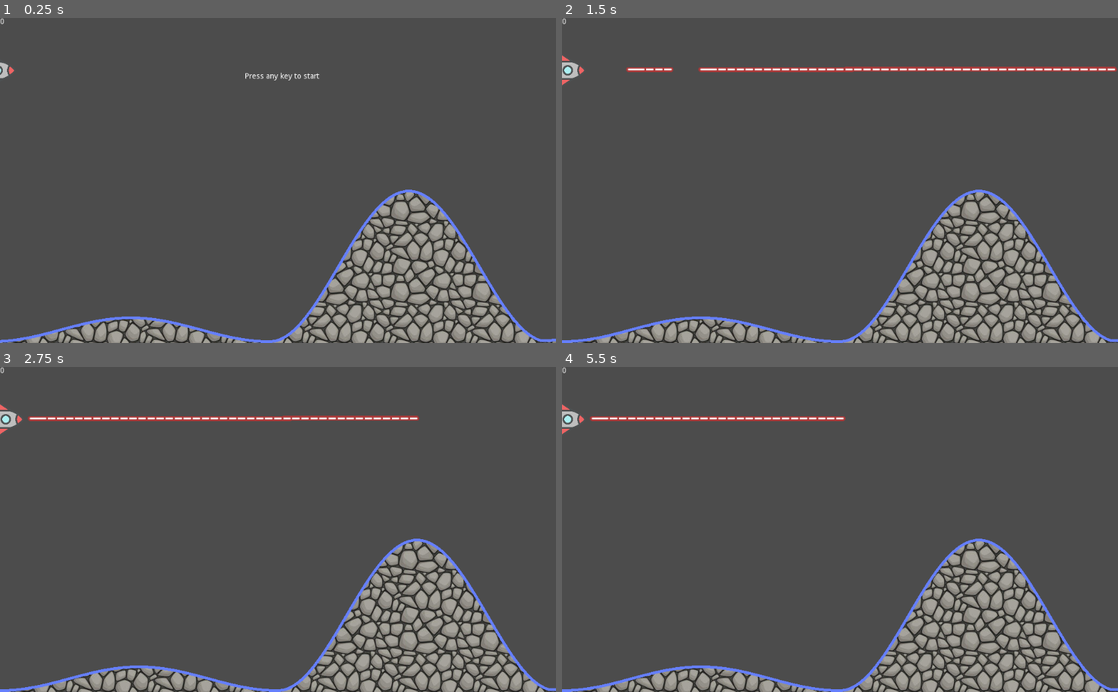
Above: before the commit, frames 1-4 (two rows, left to right).
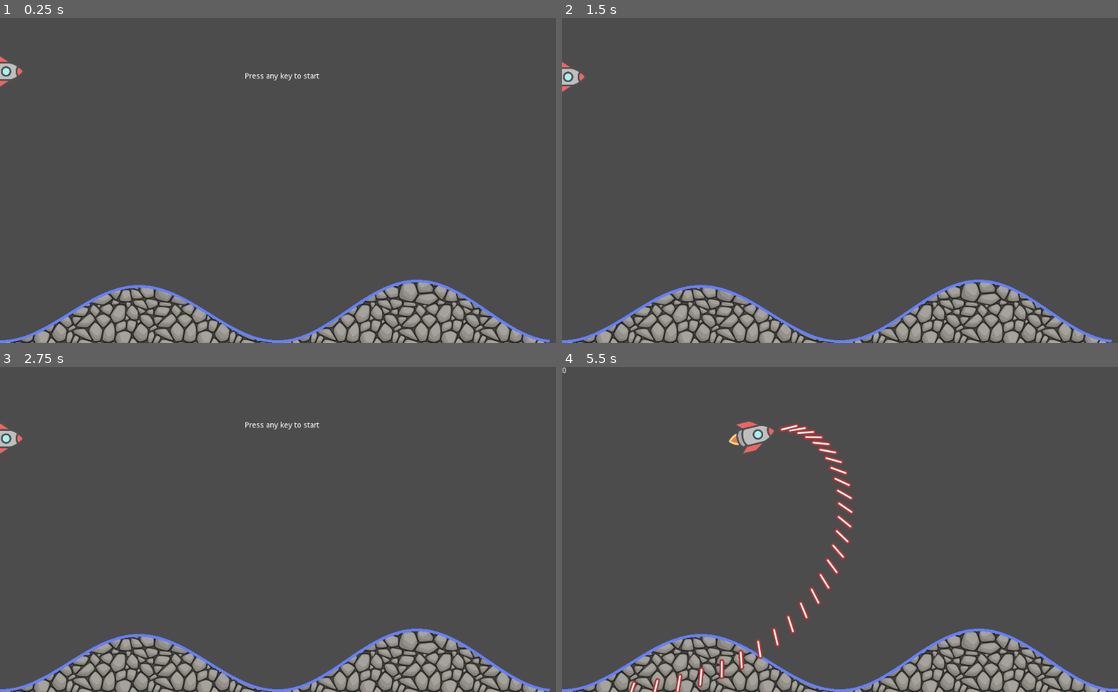
Above: after the commit, the same moments.

Repository: marcmos/space-shooter
Game: Godot game, scene res://Level.tscn
Two runs of this game, one before a commit and one after it. Both use one fixed random seed, a clock stepped at 60 frames per second and the inputs below. Before the commit the project starts from res://Node.tscn.
Inputs:
- Up to frame 1 (0.25 s): no input
- Up to frame 2 (1.5 s): tap Enter at 0.5 s; hold D (right) 0.53-1.28 s; hold Space (shoot) 0.53-1.28 s; hold A (left) from 1.28 s (still down); tap Space (shoot) at 1.35 s
- Up to frame 3 (2.75 s): tap Enter at 2 s; release A (left) at 2.03 s; hold D (right) from 2.03 s (still down); hold Space (shoot) from 2.03 s (still down)
- Up to frame 4 (5.5 s): tap Enter at 2.75 s; release D (right) at 2.78 s; release Space (shoot) at 2.78 s; hold W (up) 2.78-3.53 s; tap Space (shoot) at 2.85, 4.35 s; hold Space (shoot) 3.53-4.28 s; hold A (left) from 3.53 s (still down); hold Space (shoot) from 5.03 s (still down)

The runs differ from the first frame. In frame 1, 13% of the frame differs, in the area x 0-100%, y 0-100%; in frame 2, 11%; in frame 3, 11%; in frame 4, 12%.

Commit message:
wip

Diff:
--- a/HUD.gd
+++ b/HUD.gd
@@ -2,18 +2,21 @@
 
 export var highscore = []
 
-func _on_Timer_timeout():
+func blink():
 	$Label.visible = !$Label.visible
 
-func _on_Node2D_game_over(score):
+func game_over(score):
+	print(score)
 	highscore.push_back(score)
 	$Highscore.text = "Highscores:\n";
 	for i in range(0, len(highscore) - 1):
 		$Highscore.text += str(i + 1) + ": " + str(highscore[i]) + "\n"
+		print($Highscore.text)
 	$Highscore.visible = true
+	$GameOver.visible = true
 
-func _on_Node2D_game_start():
+func game_start():
 	$Highscore.visible = false
-
+	$GameOver.visible = false
 	$Label/BlinkTimer.stop()
 	$Label.visible = false
--- a/KinematicBody2D.gd
+++ /dev/null
@@ -1,38 +0,0 @@
-extends RigidBody2D
-
-var thrust = Vector2(0, 300)
-var torque = 5000
-
-export (PackedScene) var bullet
-onready var bullet_container = get_node("BulletContainer")
-
-func _process(delta):
-	if Input.is_action_pressed("shoot"):
-		shoot()
-
-func _integrate_forces(state):
-    if Input.is_action_pressed("up"):
-        applied_force = thrust.rotated(rotation)
-    else:
-        applied_force = Vector2()
-    var rotation_dir = 0
-    if Input.is_action_pressed("right"):
-        rotation_dir += 1
-    if Input.is_action_pressed("left"):
-        rotation_dir -= 1
-    applied_torque = rotation_dir * torque
-
-func shoot():
-	var b = bullet.instance()
-	bullet_container.add_child(b)
-	b.start_at(rotation, $Muzzle.global_position)
-	#apply_impulse(Vector2(5, 0), Vector2(-5, 0))
-
-func _on_Player_body_shape_entered(body_id, body, body_shape, local_shape):
-	#hide()
-	#$CollisionShape2D.set_deferred("disabled", true)
-	#get_tree().paused = true
-	pass
-
-func _on_BorderTimer_timeout():
-	$Camera2D.limit_left += 1
--- /dev/null
+++ b/Level.gd
@@ -0,0 +1,62 @@
+extends Node
+
+export (PackedScene) var Mob
+
+signal game_start
+signal game_over(score)
+
+var mob_hits = 0
+var game_over = true
+var restart_cooldown
+
+func is_game_over():
+	return game_over
+
+func game_start():
+	if restart_cooldown:
+		return
+
+	emit_signal("game_start")
+	mob_hits = 0
+	game_over = false
+
+func score():
+	return $Player/Camera2D.limit_left / 100 + mob_hits * 10
+
+func _process(delta):
+	if game_over:
+		if Input.is_action_pressed("up"):
+			game_over = false
+			emit_signal("game_start")
+		return
+
+	$Terrain.add_hills_if_necessary($Player.position)
+
+	$Player/Camera2D.limit_left = max($Player.position.x - 500, $Player/Camera2D.limit_left)
+	$HUD/Score.text = str(score())
+
+func _on_Mob_hit():
+	mob_hits += 1
+
+func spawn_mob():
+	var mob = Mob.instance()
+	mob.connect("hit", self, "_on_Mob_hit")
+
+	add_child(mob)
+
+	mob.position = Vector2($Player.position.x + rand_range(1000, 5000), -rand_range(100, 200))
+
+	mob.linear_velocity = Vector2(-rand_range(score() + 200, score() * 2), rand_range(0, 200))
+	mob.angular_velocity = rand_range(-2, 2)
+
+func _on_Player_body_entered(body):
+	if game_over:
+		return
+	else:
+		game_over = true
+		restart_cooldown = true
+		$RestartTimer.start()
+		emit_signal("game_over", score())
+
+func _on_RestartTimer_timeout():
+	restart_cooldown = false
--- /dev/null
+++ b/Level.tscn
@@ -0,0 +1,105 @@
+[gd_scene load_steps=9 format=2]
+
+[ext_resource path="res://Level.gd" type="Script" id=1]
+[ext_resource path="res://Mob.tscn" type="PackedScene" id=2]
+[ext_resource path="res://Player.gd" type="Script" id=3]
+[ext_resource path="res://PlayerBullet.tscn" type="PackedScene" id=4]
+[ext_resource path="res://rocket.png" type="Texture" id=5]
+[ext_resource path="res://Terrain.gd" type="Script" id=6]
+[ext_resource path="res://HUD.gd" type="Script" id=7]
+
+[sub_resource type="ConvexPolygonShape2D" id=2]
+points = PoolVector2Array( 35, -30, 5, 47, -29, -30 )
+
+[node name="Level" type="Node2D"]
+script = ExtResource( 1 )
+Mob = ExtResource( 2 )
+
+[node name="Player" type="RigidBody2D" parent="."]
+editor/display_folded = true
+position = Vector2( 512.703, 167.629 )
+rotation = -1.5708
+gravity_scale = 0.1
+contacts_reported = 1
+contact_monitor = true
+script = ExtResource( 3 )
+bullet = ExtResource( 4 )
+
+[node name="CollisionShape2D" type="CollisionShape2D" parent="Player"]
+shape = SubResource( 2 )
+
+[node name="Muzzle" type="Position2D" parent="Player"]
+position = Vector2( 0, 70 )
+rotation = 3.14159
+
+[node name="Sprite" type="Sprite" parent="Player"]
+rotation = 3.14159
+scale = Vector2( 0.2, 0.2 )
+texture = ExtResource( 5 )
+
+[node name="Camera2D" type="Camera2D" parent="Player"]
+current = true
+limit_left = 0
+limit_top = -100
+__meta__ = {
+"_edit_group_": true
+}
+
+[node name="BulletContainer" type="Node" parent="Player"]
+
+[node name="BorderTimer" type="Timer" parent="Player"]
+wait_time = 0.01
+
+[node name="Terrain" type="StaticBody2D" parent="."]
+editor/display_folded = true
+script = ExtResource( 6 )
+
+[node name="TerrainLine" type="Line2D" parent="Terrain"]
+texture_mode = -1082211219
+
+[node name="MobTimer" type="Timer" parent="."]
+autostart = true
+
+[node name="HUD" type="CanvasLayer" parent="."]
+editor/display_folded = true
+script = ExtResource( 7 )
+
+[node name="Score" type="Label" parent="HUD"]
+margin_bottom = 14.0
+
+[node name="Label" type="Label" parent="HUD"]
+margin_left = 450.639
+margin_top = 100.701
+margin_right = 587.639
+margin_bottom = 114.701
+text = "Press any key to start"
+
+[node name="BlinkTimer" type="Timer" parent="HUD/Label"]
+autostart = true
+
+[node name="Highscore" type="Label" parent="HUD"]
+anchor_right = 0.33
+margin_right = -337.92
+align = 2
+valign = 1
+
+[node name="GameOver" type="Label" parent="HUD"]
+visible = false
+margin_left = 480.537
+margin_top = 79.3119
+margin_right = 554.537
+margin_bottom = 93.3119
+text = "Game over!"
+
+[node name="RestartTimer" type="Timer" parent="."]
+wait_time = 2.0
+one_shot = true
+
+[connection signal="game_over" from="." to="HUD" method="game_over"]
+[connection signal="game_start" from="." to="HUD" method="game_start"]
+[connection signal="game_start" from="." to="Player" method="game_start"]
+[connection signal="body_entered" from="Player" to="." method="_on_Player_body_entered"]
+[connection signal="timeout" from="Player/BorderTimer" to="Player" method="_on_BorderTimer_timeout"]
+[connection signal="timeout" from="MobTimer" to="." method="spawn_mob"]
+[connection signal="timeout" from="HUD/Label/BlinkTimer" to="HUD" method="blink"]
+[connection signal="timeout" from="RestartTimer" to="." method="_on_RestartTimer_timeout"]
--- a/Node.tscn
+++ /dev/null
@@ -1,152 +0,0 @@
-[gd_scene load_steps=8 format=2]
-
-[ext_resource path="res://Node2D.gd" type="Script" id=1]
-[ext_resource path="res://Mob.tscn" type="PackedScene" id=2]
-[ext_resource path="res://PlayerBullet.tscn" type="PackedScene" id=3]
-[ext_resource path="res://rocket.png" type="Texture" id=4]
-[ext_resource path="res://HUD.gd" type="Script" id=5]
-
-[sub_resource type="GDScript" id=2]
-script/source = "extends RigidBody2D
-
-signal game_over
-
-export var enabled = false
-
-var thrust = Vector2(0, 300)
-var torque = 5000
-
-export (PackedScene) var bullet
-onready var bullet_container = get_node(\"BulletContainer\")
-
-func reset():
-	$Camera2D.limit_left = 0
-	position.x = 0
-	position.y = 0
-	$BorderTimer.start()
-	enabled = true
-
-func _process(delta):
-	if enabled and Input.is_action_pressed(\"shoot\"):
-		shoot()
-
-func _integrate_forces(state):
-	if not enabled:
-		return
-
-	if Input.is_action_pressed(\"up\"):
-		applied_force = thrust.rotated(rotation)
-	else:
-		applied_force = Vector2()
-	var rotation_dir = 0
-	if Input.is_action_pressed(\"right\"):
-		rotation_dir += 1
-	if Input.is_action_pressed(\"left\"):
-		rotation_dir -= 1
-
-	applied_torque = rotation_dir * torque
-
-func shoot():
-	var b = bullet.instance()
-	bullet_container.add_child(b)
-	b.start_at(rotation, $Muzzle.global_position)
-	#apply_impulse(Vector2(5, 0), Vector2(-5, 0))
-
-func _on_Player_body_shape_entered(body_id, body, body_shape, local_shape):
-	if not enabled:
-		return
-
-	enabled = false
-	emit_signal(\"game_over\")
-
-func _on_BorderTimer_timeout():
-	$Camera2D.limit_left += 1
-
-func _on_Node2D_game_start():
-	enabled = true
-"
-
-[sub_resource type="ConvexPolygonShape2D" id=1]
-points = PoolVector2Array( 35, -30, 5, 47, -29, -30 )
-
-[node name="Node2D" type="Node2D"]
-script = ExtResource( 1 )
-hill_range = 200
-Mob = ExtResource( 2 )
-
-[node name="Line2D" type="Line2D" parent="."]
-texture_mode = -1082211219
-
-[node name="Player" type="RigidBody2D" parent="."]
-editor/display_folded = true
-position = Vector2( 512.703, 167.629 )
-rotation = -1.5708
-gravity_scale = 0.1
-contacts_reported = 1
-contact_monitor = true
-script = SubResource( 2 )
-bullet = ExtResource( 3 )
-
-[node name="CollisionShape2D" type="CollisionShape2D" parent="Player"]
-shape = SubResource( 1 )
-
-[node name="Muzzle" type="Position2D" parent="Player"]
-position = Vector2( 5, 70 )
-rotation = 3.14159
-
-[node name="Sprite" type="Sprite" parent="Player"]
-position = Vector2( 1.82275, -0.600861 )
-rotation = 3.14159
-scale = Vector2( 0.2, 0.2 )
-texture = ExtResource( 4 )
-
-[node name="Camera2D" type="Camera2D" parent="Player"]
-current = true
-limit_left = 0
-limit_top = -100
-__meta__ = {
-"_edit_group_": true
-}
-
-[node name="BulletContainer" type="Node" parent="Player"]
-
-[node name="BorderTimer" type="Timer" parent="Player"]
-wait_time = 0.01
-
-[node name="StaticBody2D" type="StaticBody2D" parent="."]
-
-[node name="MobTimer" type="Timer" parent="."]
-
-[node name="HUD" type="CanvasLayer" parent="."]
-editor/display_folded = true
-script = ExtResource( 5 )
-
-[node name="Score" type="Label" parent="HUD"]
-margin_bottom = 14.0
-
-[node name="Label" type="Label" parent="HUD"]
-margin_left = 450.639
-margin_top = 100.701
-margin_right = 587.639
-margin_bottom = 114.701
-text = "Press any key to start"
-
-[node name="BlinkTimer" type="Timer" parent="HUD/Label"]
-autostart = true
-
-[node name="Highscore" type="Label" parent="HUD"]
-anchor_right = 0.33
-margin_right = -337.92
-align = 2
-valign = 1
-
-[connection signal="game_over" from="." to="." method="_on_Node2D_game_over"]
-[connection signal="game_over" from="." to="HUD" method="_on_Node2D_game_over"]
-[connection signal="game_start" from="." to="Player" method="_on_Node2D_game_start"]
-[connection signal="game_start" from="." to="." method="_on_Node2D_game_start"]
-[connection signal="game_start" from="." to="HUD" method="_on_Node2D_game_start"]
-[connection signal="body_shape_entered" from="Player" to="Player" method="_on_Player_body_shape_entered"]
-[connection signal="game_over" from="Player" to="." method="_on_Player_game_over"]
-[connection signal="timeout" from="Player/BorderTimer" to="Player" method="_on_BorderTimer_timeout"]
-[connection signal="timeout" from="MobTimer" to="." method="_on_MobTimer_timeout"]
-[connection signal="timeout" from="HUD/Label/BlinkTimer" to="HUD" method="_on_Timer_timeout"]
--- a/Node2D.gd
+++ /dev/null
@@ -1,99 +0,0 @@
-extends Node
-
-export var num_hills = 2
-export var slice = 10
-export var hill_range = 100
-
-export (PackedScene) var Mob
-
-var screensize
-var terrain
-var texture = preload("res://rock.png");
-
-signal game_start
-signal game_over(score)
-
-var started = false
-var score
-
-func reset():
-	score = 0
-
-	$Player.reset()
-
-	$MobTimer.start()
-	$Player/BorderTimer.start()
-	$Player.enabled = true
-
-
-func _ready():
-	randomize()
-	terrain = Array()
-
-	screensize = get_viewport().get_visible_rect().size
-	#var start_y = screensize.y * 3/4 + (-hill_range + randi() % hill_range * 2)
-	var start_y = 500
-
-	terrain.append(Vector2(0, start_y))
-	add_hills()
-
-	reset()
-
-func _process(delta):
-	if not started and Input.is_action_pressed("up") or Input.is_action_pressed("left") or Input.is_action_pressed("right"):
-		emit_signal("game_start")
-
-	if terrain[-1].x < $Player.position.x + screensize.x:
-		add_hills()
-
-	$Player/Camera2D.limit_left = max($Player.position.x - 500, $Player/Camera2D.limit_left)
-	$HUD/Score.text = str(score + $Player/Camera2D.limit_left / 100)
-
-func add_hills():
-	var hill_width = screensize.x / num_hills
-	var hill_slices = hill_width / slice
-	var start = terrain[-1]
-	var poly = PoolVector2Array()
-	for i in range(num_hills):
-		var height = randi() % hill_range
-		start.y -= height
-		for j in range(0, hill_slices):
-			var hill_point = Vector2()
-			hill_point.x = start.x + j * slice + hill_width * i
-			hill_point.y = start.y + height * cos(2 * PI / hill_slices * j)
-			$Line2D.add_point(hill_point)
-			terrain.append(hill_point)
-			poly.append(hill_point)
-		start.y += height
-	var shape = CollisionPolygon2D.new()
-	var ground = Polygon2D.new()
-	$StaticBody2D.add_child(shape)
-	poly.append(Vector2(terrain[-1].x, screensize.y))
-	poly.append(Vector2(start.x, screensize.y))
-	shape.polygon = poly
-	ground.polygon = poly
-	ground.texture = texture
-	add_child(ground)
-
-func _on_Mob_hit():
-	score += 10
-
-func _on_MobTimer_timeout():
-	var mob = Mob.instance()
-	mob.connect("hit", self, "_on_Mob_hit")
-
-	add_child(mob)
-
-	mob.position = Vector2($Player.position.x + rand_range(1000, 5000), -rand_range(100, 200))
-
-	mob.linear_velocity = Vector2(-rand_range(score + 200, score * 2), rand_range(0, 200))
-	mob.angular_velocity = rand_range(-2, 2)
-
-func _on_Node2D_game_start():
-	reset()
-
-func _on_Node2D_game_over(score):
-	$Player.enabled = false
-
-func _on_Player_game_over():
-	emit_signal("game_over", score)
--- /dev/null
+++ b/Player.gd
@@ -0,0 +1,57 @@
+extends RigidBody2D
+
+var thrust = Vector2(0, 300)
+var torque = 5000
+
+export (PackedScene) var bullet
+onready var bullet_container = get_node("BulletContainer")
+
+func reset():
+	$Camera2D.limit_left = 0
+	linear_velocity.x = 0
+	linear_velocity.y = 0
+	angular_velocity = 0
+	rotation = -PI / 2
+	position.x = 0
+	position.y = 0
+
+func _ready():
+	reset()
+
+func _process(delta):
+	if get_parent().is_game_over():
+		return
+
+	if Input.is_action_pressed("shoot"):
+		shoot()
+
+func _integrate_forces(state):
+	if get_parent().is_game_over():
+		return
+
+	if Input.is_action_pressed("up"):
+		applied_force = thrust.rotated(rotation)
+	else:
+		applied_force = Vector2()
+	var rotation_dir = 0
+	if Input.is_action_pressed("right"):
+		rotation_dir += 1
+	if Input.is_action_pressed("left"):
+		rotation_dir -= 1
+
+	applied_torque = rotation_dir * torque
+
+func shoot():
+	var b = bullet.instance()
+	bullet_container.add_child(b)
+	b.start_at(rotation, $Muzzle.global_position)
+	#apply_impulse(Vector2(5, 0), Vector2(-5, 0))
+
+func _on_BorderTimer_timeout():
+	if get_parent().is_game_over():
+		return
+
+	$Camera2D.limit_left += 1
+
+func game_start():
+	reset()
--- /dev/null
+++ b/Terrain.gd
@@ -0,0 +1,50 @@
+extends StaticBody2D
+
+export var num_hills = 2
+export var slice = 10
+export var hill_range = 100
+
+var screensize
+var terrain
+var texture = preload("res://rock.png")
+
+func add_hills_if_necessary(position):
+	if terrain[-1].x < position.x + screensize.x:
+		add_hills()
+
+func add_hills():
+	var hill_width = screensize.x / num_hills
+	var hill_slices = hill_width / slice
+	var start = terrain[-1]
+	var poly = PoolVector2Array()
+	for i in range(num_hills):
+		var height = randi() % hill_range
+		start.y -= height
+		for j in range(0, hill_slices):
+			var hill_point = Vector2()
+			hill_point.x = start.x + j * slice + hill_width * i
+			hill_point.y = start.y + height * cos(2 * PI / hill_slices * j)
+			$TerrainLine.add_point(hill_point)
+			terrain.append(hill_point)
+			poly.append(hill_point)
+		start.y += height
+	var shape = CollisionPolygon2D.new()
+	var ground = Polygon2D.new()
+	add_child(shape)
+	poly.append(Vector2(terrain[-1].x, screensize.y))
+	poly.append(Vector2(start.x, screensize.y))
+	shape.polygon = poly
+	ground.polygon = poly
+	ground.texture = texture
+	add_child(ground)
+
+func _ready():
+	randomize()
+	terrain = Array()
+
+	screensize = get_viewport().get_visible_rect().size
+	#var start_y = screensize.y * 3/4 + (-hill_range + randi() % hill_range * 2)
+	var start_y = 500
+
+	terrain.append(Vector2(0, start_y))
+	add_hills()
--- a/project.godot
+++ b/project.godot
@@ -16,7 +16,7 @@
 [application]
 
 config/name="Space shooter"
-run/main_scene="res://Node.tscn"
+run/main_scene="res://Level.tscn"
 config/icon="res://icon.png"
 
 [input]
Binary file removed: icon.png
Not shown, removed: icon.png.import
